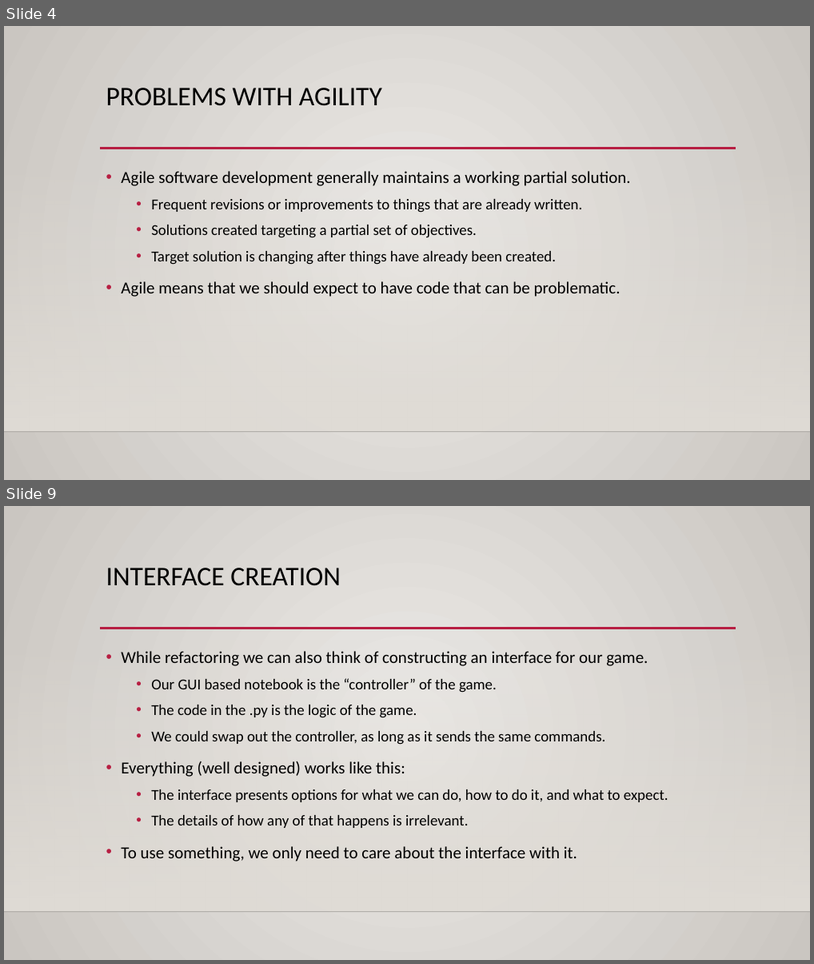
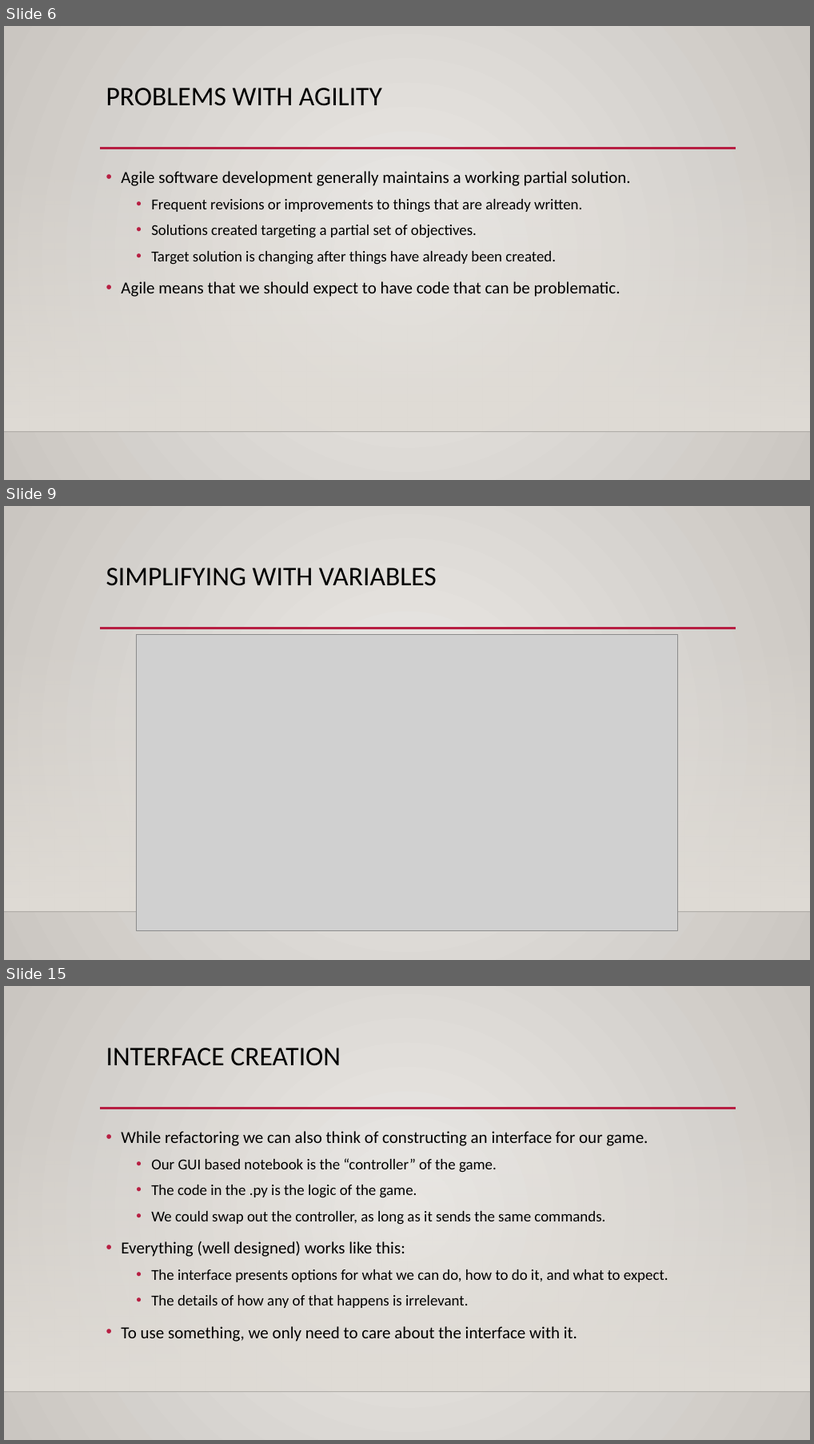
Before and after one commit to calvint13/Programming_Basics_for_ML, a slide deck: course_material/slides/026_refactor.pptx. Shown one above the other, each under a label of ours: slides 4 and 9 before the commit, slides 6, 9 and 15 after it; the slides between them are not shown. The pictures are 814x964 and 814x1444 pixels, drawn with LibreOffice and Linux fonts; fonts in the diff are those of the drawing; grey boxes stand for pictures; background and template pictures are left out. Boxes give left, top, right and bottom in pixels: in the first picture for what was removed or moved away, otherwise in the second. Text is boxed around its words. In the diff, an @@ line names an element or a change of style, - is before the commit and + after.

```diff
--- a/course_material/slides/026_refactor.pptx
+++ b/course_material/slides/026_refactor.pptx
@@ slide 9 added at (x1=4, y1=506, x2=810, y2=960), background gradient #ECEAE7 to #CAC7C1; not listed: 3 template elements that a slide beside it also shows @@
@@ title added at (x1=106, y1=568, x2=437, y2=586), 32 pt, text #000000 @@
+SIMPLIFYING WITH VARIABLES
@@ picture added at (x1=137, y1=634, x2=678, y2=930) @@
@@ what was slide 4 is now slide 6 @@
@@ what was slide 9 is now slide 15 @@
```
Also in this commit, not shown: 4 slides changed, 6 other slides added, 1 slide removed, 4 other files.
